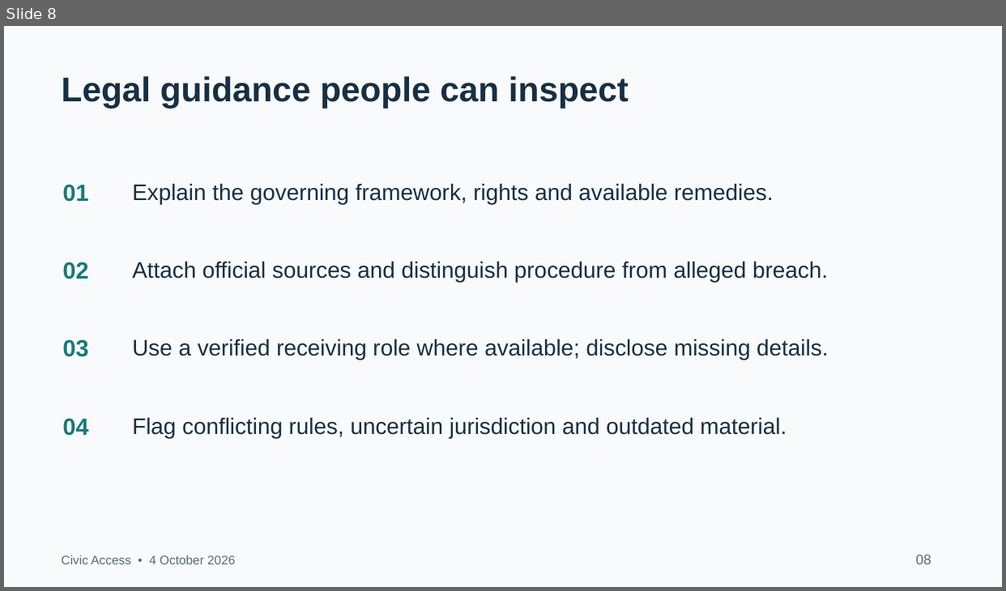
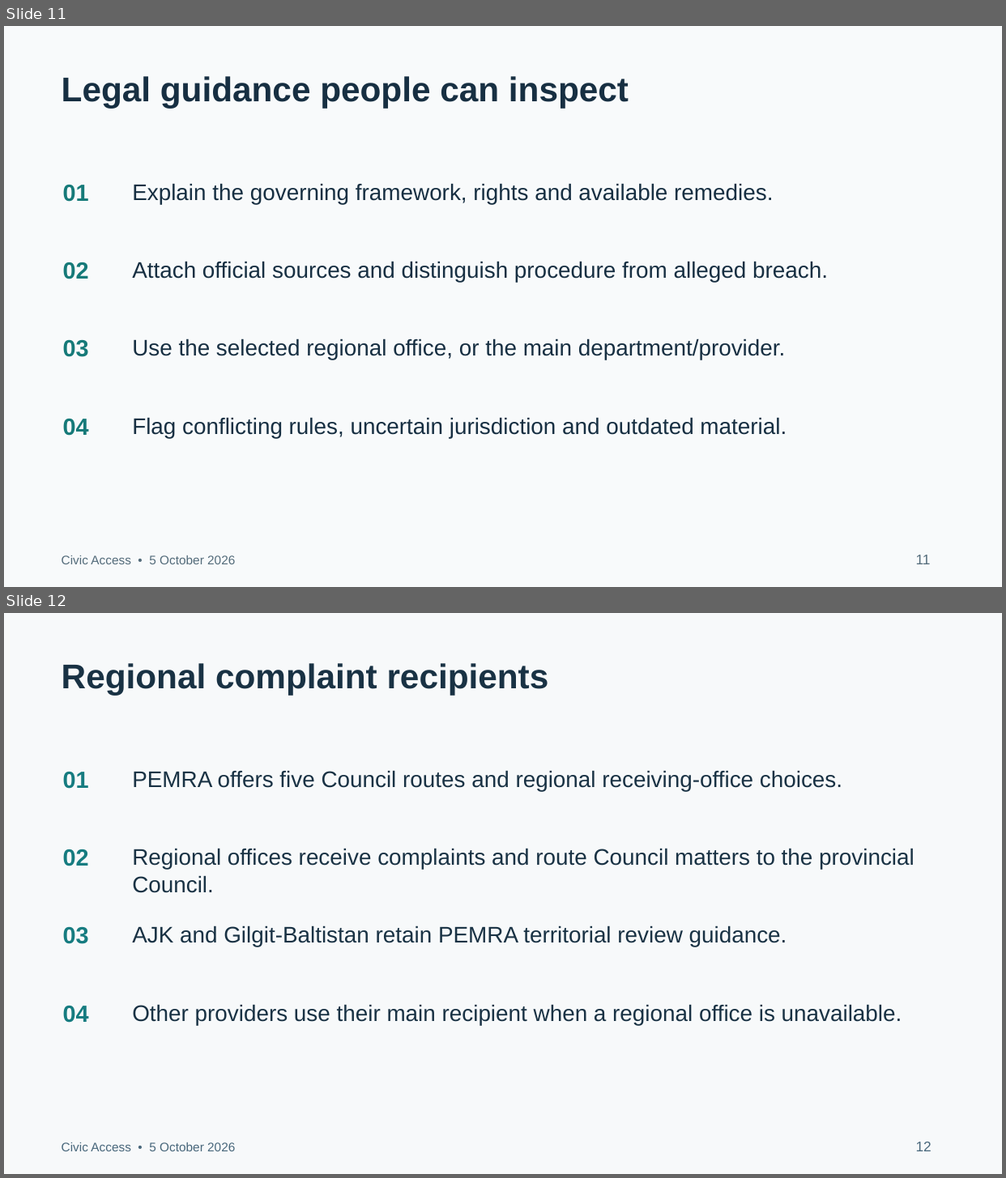
Before and after one commit to ahmadsajjad-logix/public-grievance-platform, a slide deck: docs/Civic Access Project Presentation.pptx. Shown one above the other, each under a label of ours: slide 8 before the commit, slides 11 and 12 after it. The pictures are 1006x591 and 1006x1178 pixels, drawn with LibreOffice and Linux fonts; fonts in the diff are those of the drawing. Boxes give left, top, right and bottom in pixels: in the first picture for what was removed or moved away, otherwise in the second. Text is boxed around its words. In the diff, an @@ line names an element or a change of style, - is before the commit and + after.

Commit message:
Update PRD and presentation for Groq AI and current complaint workflow

```diff
--- a/docs/Civic Access Project Presentation.pptx
+++ b/docs/Civic Access Project Presentation.pptx
@@ slide 12 added at (4,613,1002,1174), background #F7F9FA @@
@@ text added at (62,663,549,695), 33 pt, text #193244, bold @@
+Regional complaint recipients
@@ text added at (63,772,89,789), 22.5 pt, text #167C80, bold @@
+01
@@ text added at (132,770,842,791), 21.8 pt, text #193244 @@
+PEMRA offers five Council routes and regional receiving-office choices.
@@ text added at (63,850,89,867), 22.5 pt, text #167C80, bold @@
+02
@@ text added at (132,848,914,893), 21.8 pt, text #193244 @@
+Regional offices receive complaints and route Council matters to the provincial Council.
@@ text added at (63,927,89,944), 22.5 pt, text #167C80, bold @@
+03
@@ text added at (132,926,787,948), 21.8 pt, text #193244 @@
+AJK and Gilgit-Baltistan retain PEMRA territorial review guidance.
@@ text added at (63,1006,89,1023), 22.5 pt, text #167C80, bold @@
+04
@@ text added at (132,1004,902,1025), 21.8 pt, text #193244 @@
+Other providers use their main recipient when a regional office is unavailable.
@@ text added at (62,1143,235,1152), 12 pt, text #48677B @@
+Civic Access • 5 October 2026
@@ text added at (916,1142,931,1152), 13.5 pt, text #48677B @@
+12
@@ what was slide 8 is now slide 11 @@
@@ slide 11 changed as well @@
@@ text at (132,339,785,361): text changed @@
-Use a verified receiving role where available; disclose missing details.
+Use the selected regional office, or the main department/provider.
@@ text at (62,556,235,565): text changed @@
-Civic Access • 4 October 2026
+Civic Access • 5 October 2026
@@ text at (916,555,931,565): text changed @@
-08
+11
```
Also in this commit, not shown: 12 other slides changed, 2 other slides added, 2 other files.
